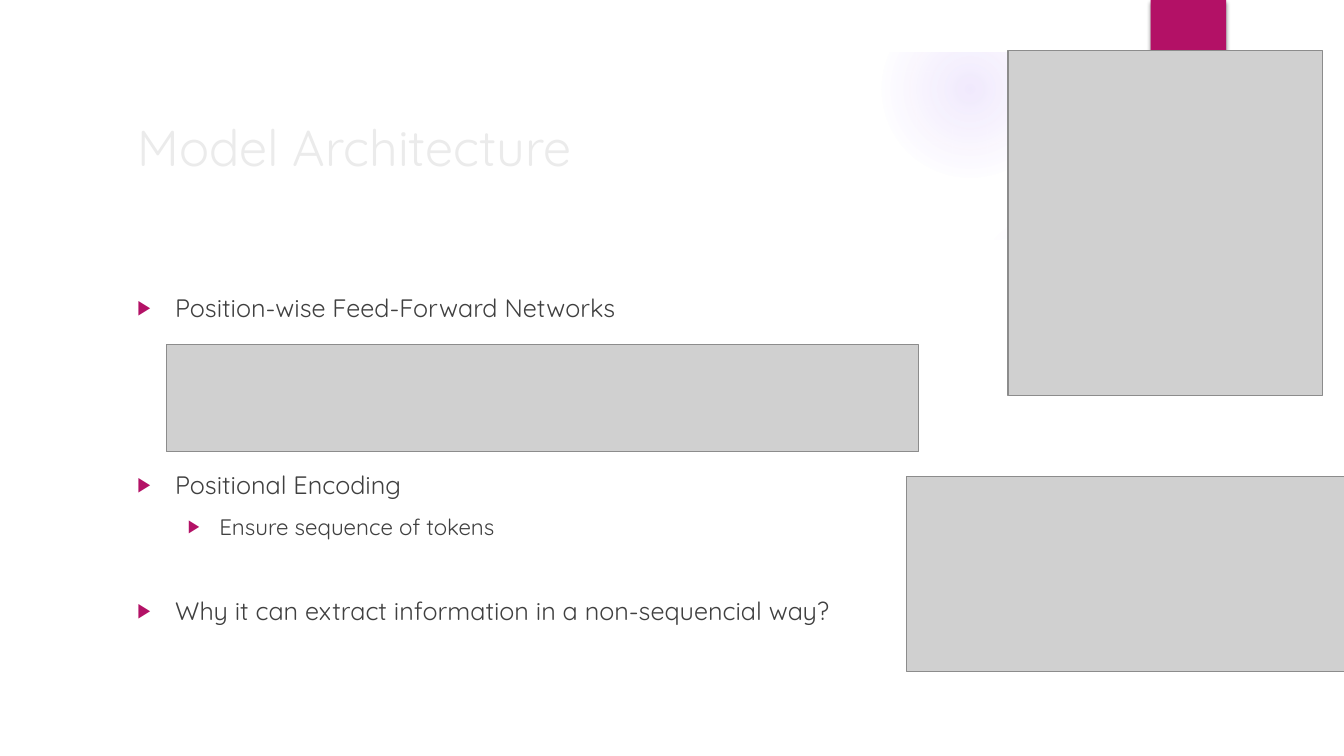
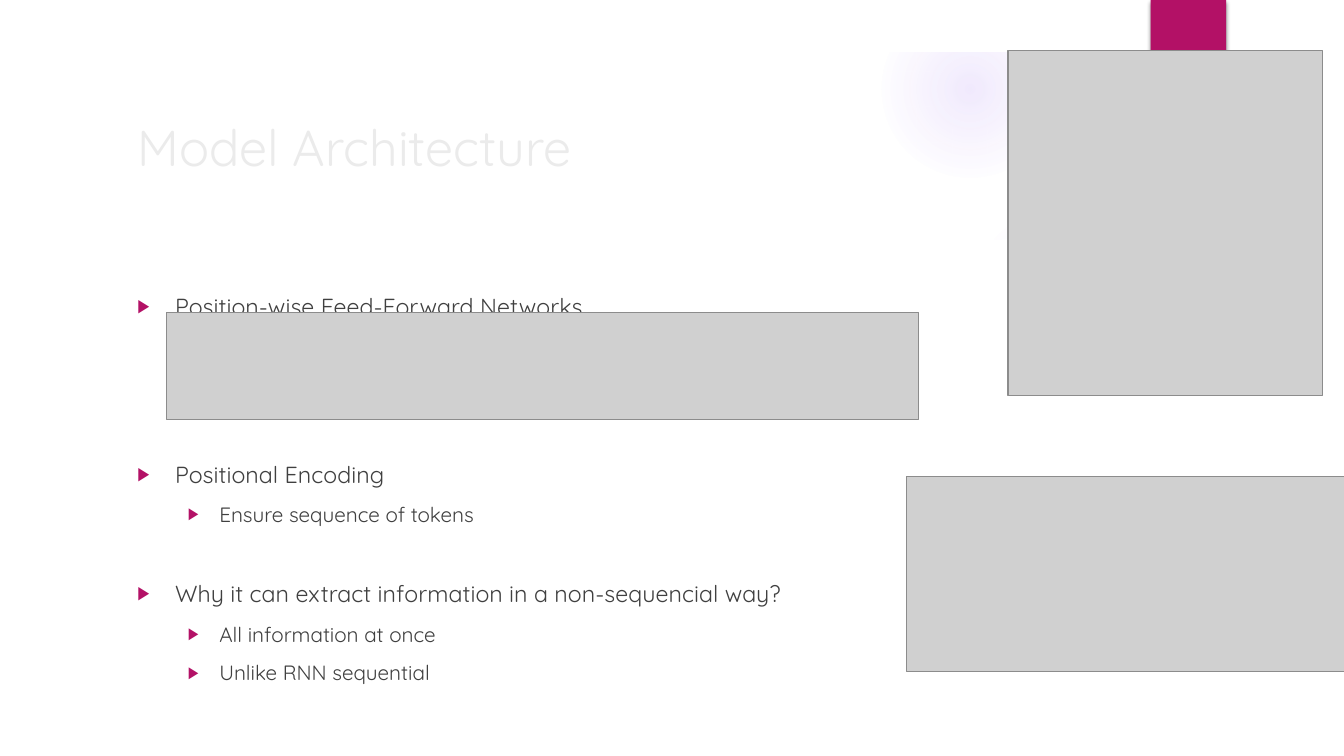
Before and after one commit to erdeq-upenn/code_public, a slide deck: slide 10 of slides/Transformer Review.pptx (slide 9 before the commit). Drawn at 1344x756 pixels with LibreOffice and Linux fonts; fonts in the diff are those of the drawing; grey boxes stand for pictures; background and template pictures are left out. Boxes give left, top, right and bottom in pixels: in the first picture for what was removed or moved away, otherwise in the second. Text is boxed around its words. In the diff, an @@ line names an element or a change of style, - is before the commit and + after.

```diff
--- a/slides/Transformer Review.pptx
+++ b/slides/Transformer Review.pptx
@@ text at bbox=[175, 298, 781, 607]: size 18 to 16.6 pt in "Position-wise Feed-Forward Networks", "Positional Encoding", "Why it can extract information in a ..."; size 16 to 14.8 pt in "Ensure sequence of tokens" @@
@@ picture: place and size @@
-picture at bbox=[166, 345, 920, 452]
+picture at bbox=[166, 313, 920, 419]
@@ text at bbox=[219, 626, 435, 684]: paragraphs added @@
+  ▶ All information at once
+  ▶ Unlike RNN sequential
```
Also in this commit, not shown: 3 other slides changed, 2 slides added, 1 other file.
